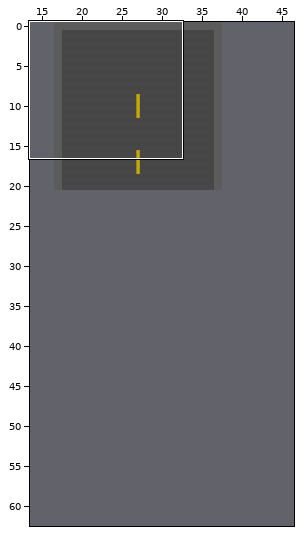
An edit to a level. Tiled map, Map/Streets/street_1.tmx. Above: a wide view before the commit, with the close-up outlined.
Close-up. As it was:
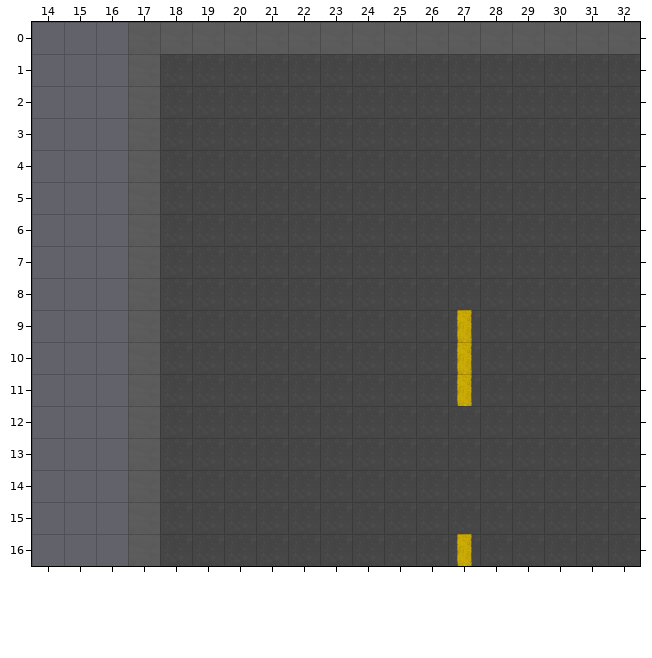
Cells are 32x32 px. Shown: x 14..32, y 0..16. The commit also changed other parts of the map, which this record leaves out. The old version is drawn lined up with the new one.
Once edited:
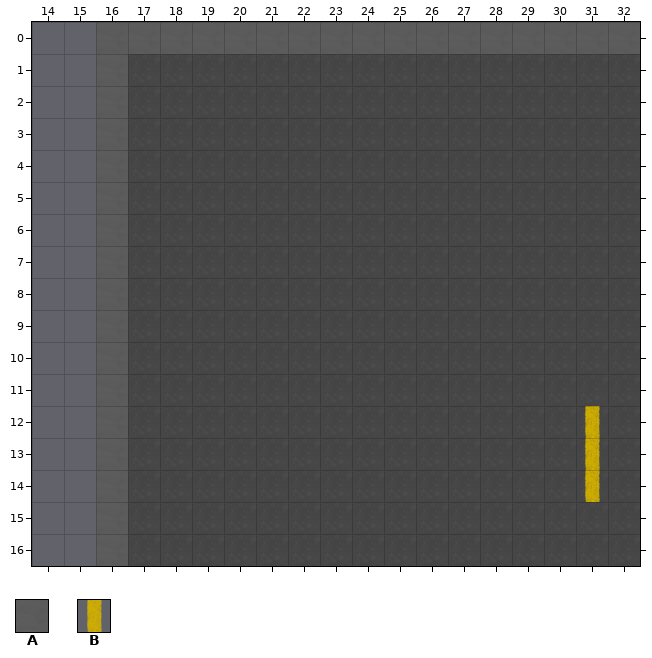
Key: from "tileset_gen4": A 15, B 16.
_ is an empty cell.
The author wrote: reworked streets (bigger) and their generation
What changed:
map size 21x21 -> 63x63 cells (old content now starts at 17,0; both pictures use the new coordinates)
Layer "street_signs":
The edit adds tile B in rows 12 to 14 at x 31.
Tile A is gone in rows 1 to 16 at x 17.
Tile B is gone in rows 9 to 11 at x 27; in row 16 at x 27.
Where, in picture pixels (left, top, right, bottom), the same in both close-ups:
removed: (128, 54, 160, 566)
removed: (457, 310, 472, 406)
added: (585, 406, 600, 502)
removed: (457, 534, 472, 566)
